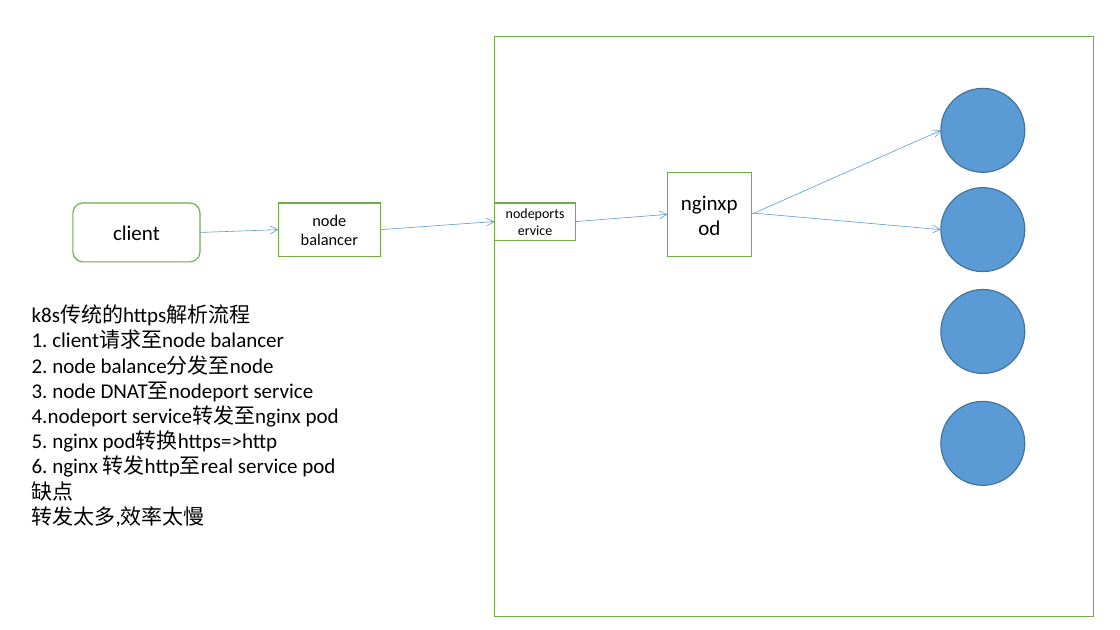
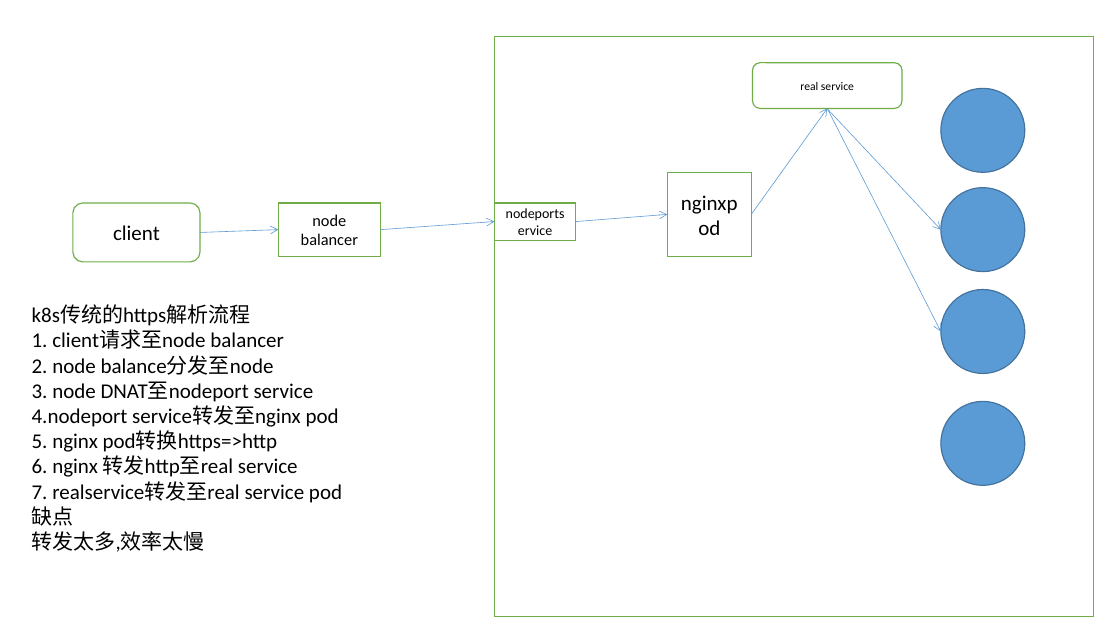
Before and after one commit to johnnylei/reource, a slide deck: slide 93 of k8s/kubernetes.pptx (slide 87 before the commit). Drawn at 1120x630 pixels with LibreOffice and Linux fonts; fonts in the diff are those of the drawing. Boxes give left, top, right and bottom in pixels: in the first picture for what was removed or moved away, otherwise in the second. Text is boxed around its words. In the diff, an @@ line names an element or a change of style, - is before the commit and + after.

Commit message:
update

```diff
--- a/k8s/kubernetes.pptx
+++ b/k8s/kubernetes.pptx
@@ rounded rectangle added at [753, 63, 902, 108], fill #FFFFFF, outline #70AD47 1 pt, 10 pt, text #000000 @@
+real service
@@ arrow added from (751, 214) to (828, 108), #5B9BD5 0.5 pt @@
@@ arrow moved from (751, 214) - (941, 130) to (828, 109) - (941, 229) @@
@@ arrow moved from (753, 213) - (941, 229) to (828, 108) - (941, 332) @@
@@ text at [32, 455, 342, 503]: text changed @@
-6. nginx 转发http至real service pod
+6. nginx 转发http至real service
+7. realservice转发至real service pod
```
Also in this commit, not shown: 8 other slides changed, 48 slides added.
